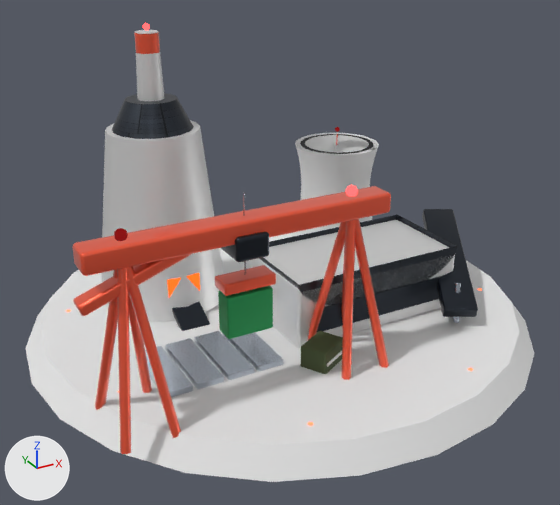
One commit to the glTF model public/models/buildings/steel-T1.glb: the scene before it, then after it.
One viewpoint serves both versions: a 50 mm camera at (-4.2, -7.64, 5.07) aimed at (-0.16, -0.29, 1.39). Lighting does not change. The marker at lower left points along +X, +Y and +Z. The picture after the commit comes second. Where no turn or scale is listed for an object, it has been applied to the vertices.
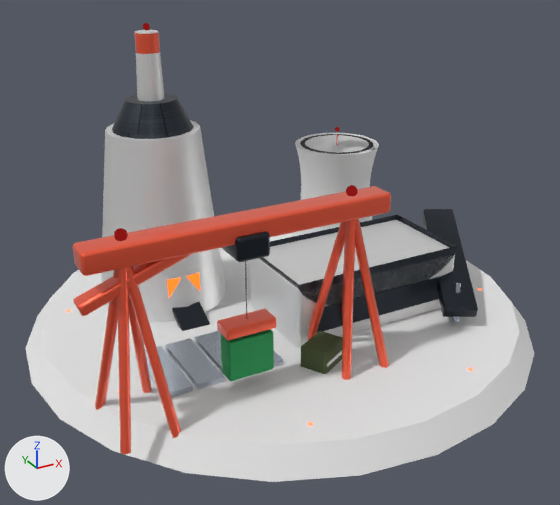
The change, as a list of edits to the scene's bpy script:
```text
Change ob_mesh_40:
    ob_mesh_40.location: (-1.21, -1.5, 2.2) -> (-1.2, -1.5, 2.2)
Change ob_mesh_42:
    ob_mesh_42.location: (-1.21, -1.5, 1.79) -> (-1.2, -1.5, 1.3)
Change ob_mesh_43:
    ob_mesh_43.location: (-1.21, -1.5, 1.47) -> (-1.2, -1.5, 0.98)
```

Location of each change, (x1, y1, x2, y2) in pixels of the pictures (560 x 505 px):
'Mesh_43', moved
    before: (218, 286, 273, 339)
    after: (221, 329, 274, 381)
'Mesh_42', moved
    before: (215, 265, 276, 296)
    after: (217, 309, 276, 341)
'Mesh_40', moved
    before: (221, 232, 269, 262)
    after: (222, 231, 270, 262)
'Mesh_29', unchanged, covered by the edit
    before: (223, 332, 283, 372)
    after: (274, 351, 283, 367)
